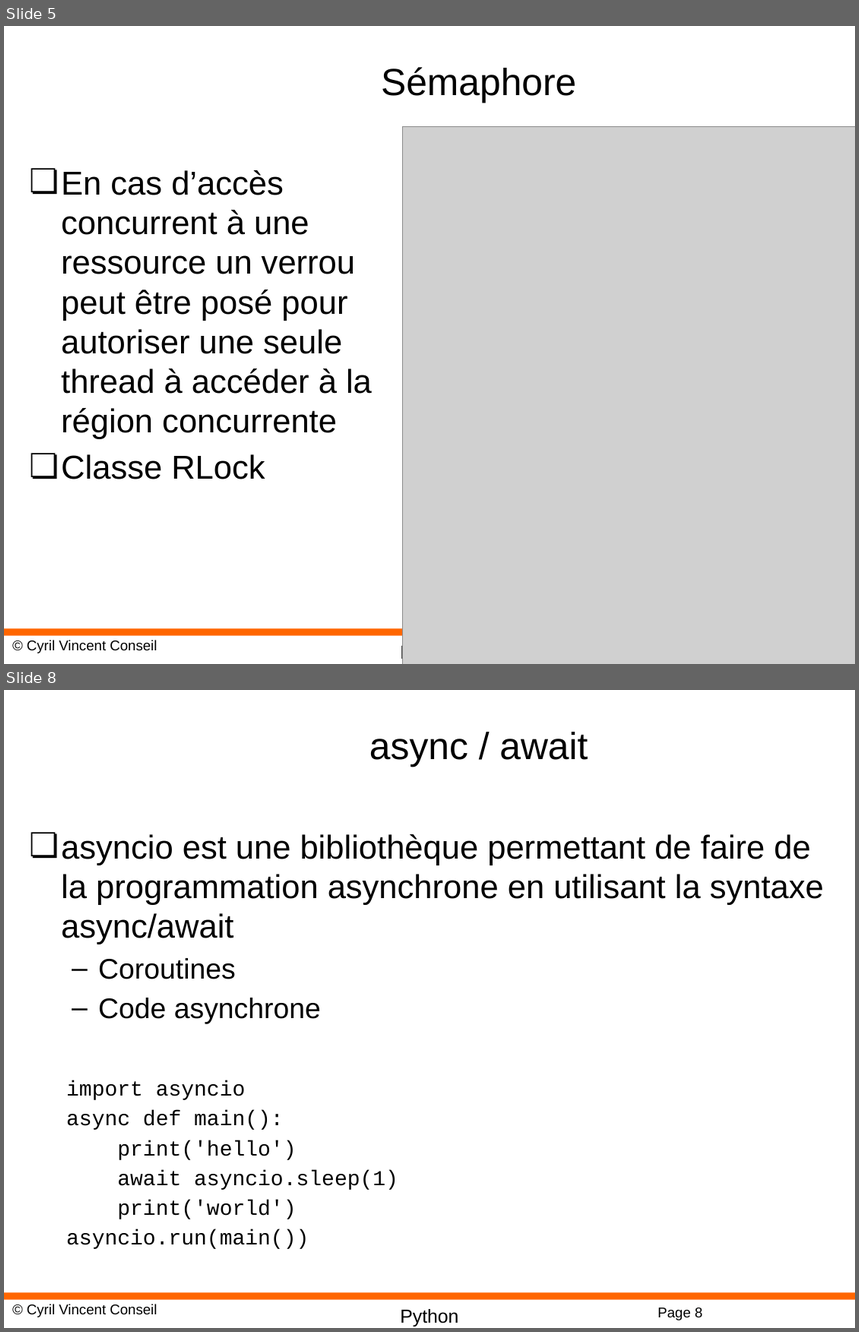
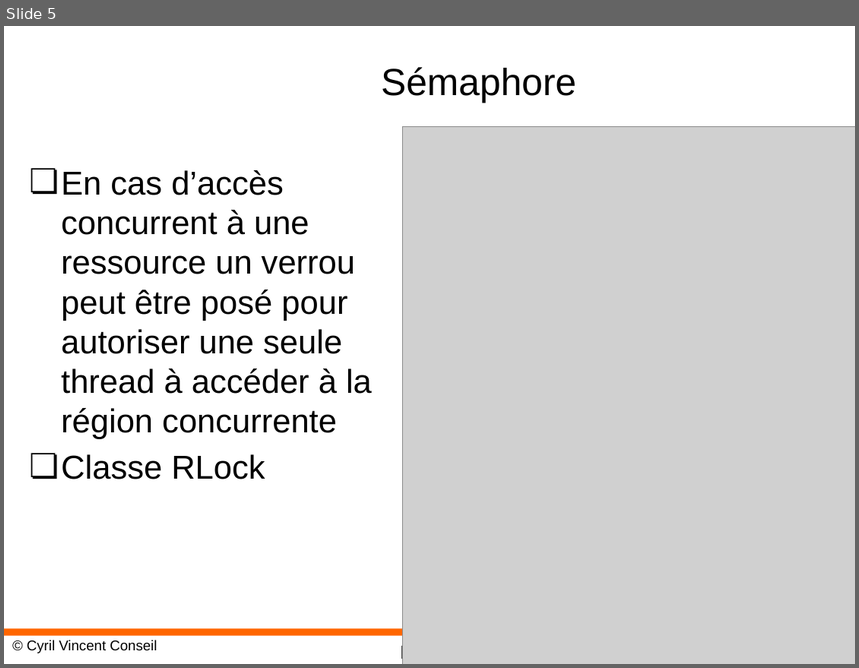
Before and after one commit to cyrilvincent/python-advanced, a slide deck: PPT/Python21-Threading.pptx. Shown one above the other, each under a label of ours: slides 5 and 8 before the commit, slide 5 after it; the slides between them are not shown. The pictures are 859x1332 and 859x668 pixels, drawn with LibreOffice and Linux fonts; fonts in the diff are those of the drawing; grey boxes stand for pictures; background and template pictures are left out. Boxes give left, top, right and bottom in pixels: in the first picture for what was removed or moved away, otherwise in the second. Text is boxed around its words. In the diff, an @@ line names an element or a change of style, - is before the commit and + after.

```diff
--- a/PPT/Python21-Threading.pptx
+++ b/PPT/Python21-Threading.pptx
@@ slide 8 removed at (x1=4, y1=690, x2=855, y2=1328), background #FFFFFF; not listed: 3 template elements that a slide beside it also shows @@
@@ title removed at (x1=370, y1=732, x2=588, y2=767) @@
-async / await
@@ text removed at (x1=61, y1=834, x2=824, y2=1249) @@
-❏ asyncio est une bibliothèque permettant de faire de la programmation asynchrone en utilisant la syntaxe async/await
-  – Coroutines
-  – Code asynchrone
-  import asyncio
-  async def main():
-  print('hello')
-  await asyncio.sleep(1)
-  print('world')
-  asyncio.run(main())
@@ page number removed at (x1=658, y1=1308, x2=702, y2=1321) @@
-Page 8
```
Also in this commit, not shown: 1 slide added, 6 other slides removed, 33 other files.
